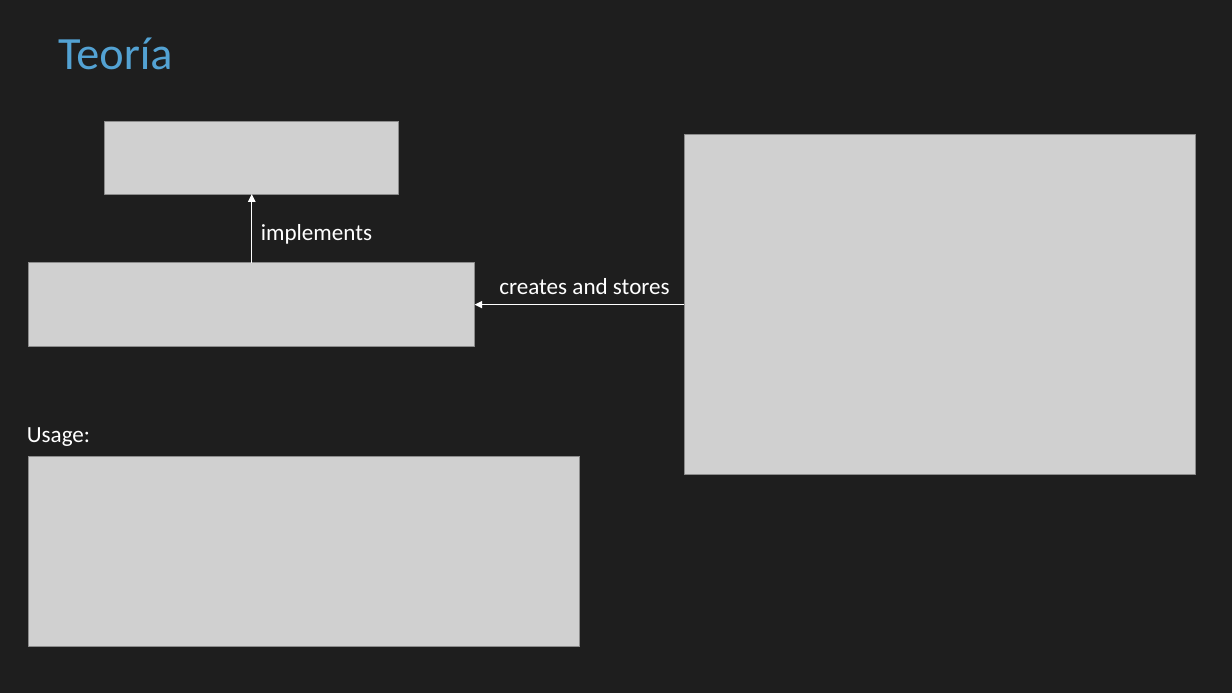
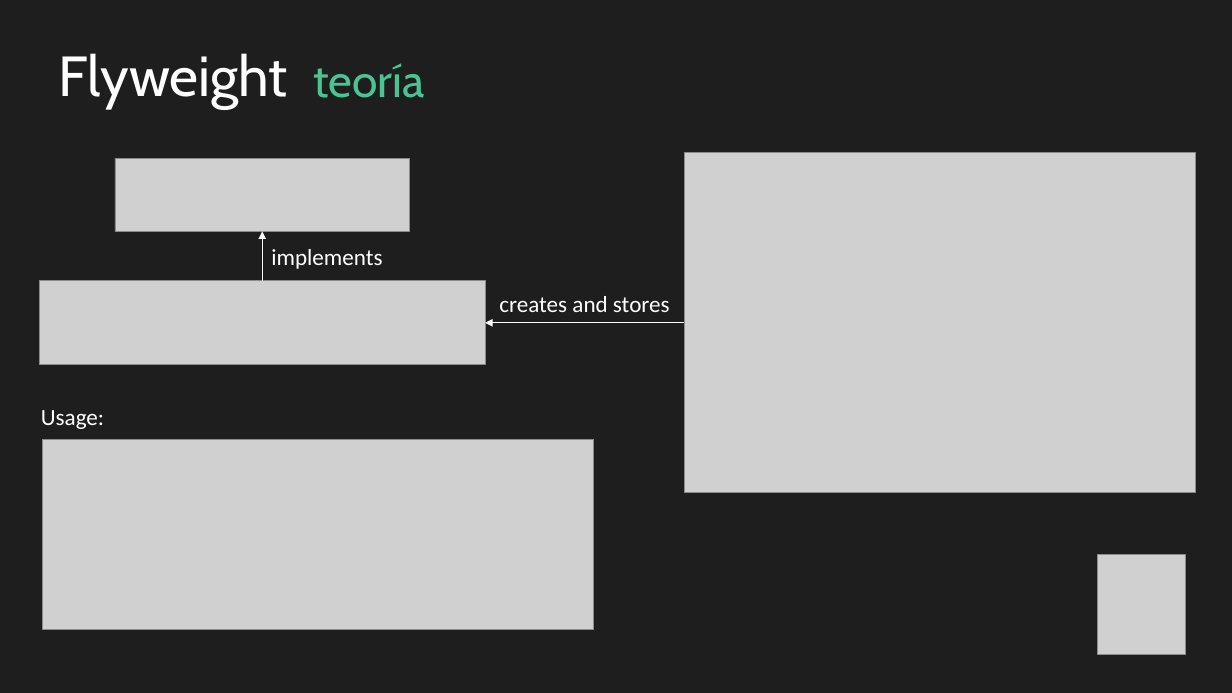
Before and after one commit to cbastos/jsdaycan2019-typescript-patterns, a slide deck: slide 16 of slides/Patrones de diseño con Typescript en el mundo real.pptx (slide 23 before the commit). Drawn at 1232x693 pixels with LibreOffice and Linux fonts; fonts in the diff are those of the drawing; grey boxes stand for pictures. Boxes give left, top, right and bottom in pixels: in the first picture for what was removed or moved away, otherwise in the second. Text is boxed around its words. In the diff, an @@ line names an element or a change of style, - is before the commit and + after.

```diff
--- a/slides/Patrones de diseño con Typescript en el mundo real.pptx
+++ b/slides/Patrones de diseño con Typescript en el mundo real.pptx
@@ text added at [58, 53, 288, 109], 44 pt, text #FFFFFF @@
+Flyweight
@@ text at [314, 63, 425, 98]: text changed; font Calibri to Cabin; text colour #53A2D3 to #49C593 @@
-Teoría
+teoría
@@ picture: place and size @@
-picture at [104, 121, 399, 194]
+picture at [115, 158, 409, 231]
@@ picture: place and size @@
-picture at [685, 135, 1196, 475]
+picture at [685, 152, 1196, 493]
@@ text "implements": place and size @@
-text "implements" at [261, 224, 372, 244]
+text "implements" at [271, 249, 382, 269]
@@ arrow moved from (251, 262) - (251, 194) to (262, 281) - (262, 231) @@
@@ picture: place and size @@
-picture at [29, 262, 474, 347]
+picture at [40, 281, 485, 365]
@@ text "creates and stores": place and size @@
-text "creates and stores" at [499, 278, 670, 294]
+text "creates and stores" at [499, 296, 670, 312]
@@ arrow moved from (685, 305) - (475, 305) to (685, 323) - (485, 323) @@
@@ text "Usage:": place and size @@
-text "Usage:" at [27, 427, 90, 446]
+text "Usage:" at [41, 410, 104, 429]
@@ picture: place and size @@
-picture at [29, 457, 579, 647]
+picture at [43, 439, 593, 629]
@@ picture added at [1098, 555, 1186, 655] @@
```
Also in this commit, not shown: 27 other slides changed, 5 slides added, 21 slides removed.
